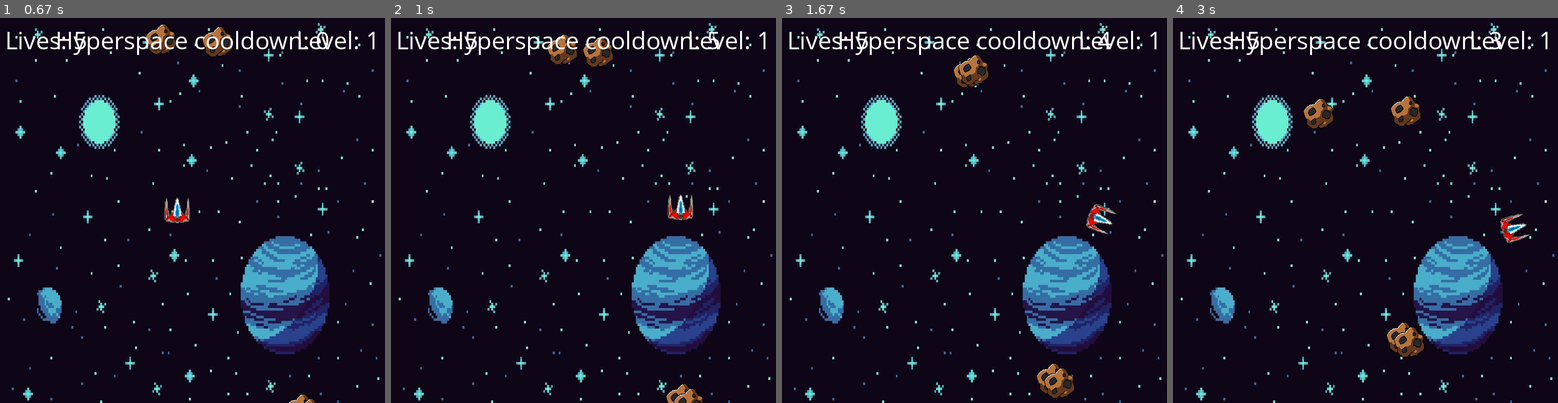
Above: before the commit, frames 1-4 (left to right).
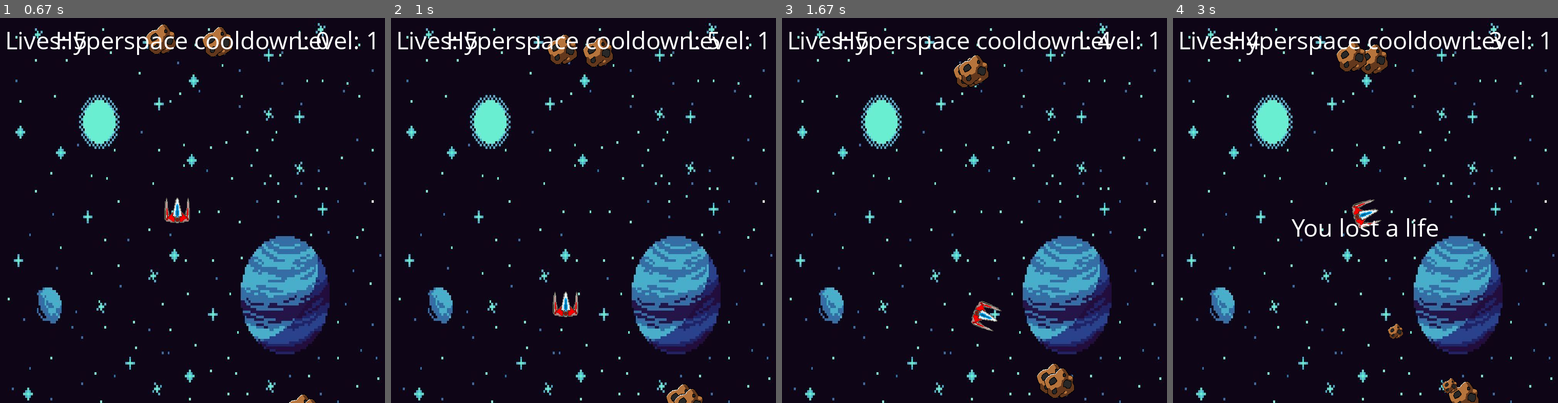
Above: after the commit, the same moments.

Repository: the-bald-lad/Pygame-asteroids
Game: pygame game, started from main.py
Two runs of this game, one before a commit and one after it. Both use one fixed random seed, a clock stepped at 60 frames per second and the inputs below.
Inputs:
- Up to frame 1 (0.67 s): tap H at 0.33 s
- Up to frame 2 (1 s): tap Space at 0.67 s
- Up to frame 3 (1.67 s): hold D 1-1.47 s; tap Space at 1.07, 1.37, 1.57 s; hold W from 1.5 s (still down)
- Up to frame 4 (3 s): release W at 1.8 s; hold D 1.83-2.3 s; tap Space at 1.9, 2.2, 2.4, 2.7, 2.97 s; tap C at 1.98 s; hold A 2.33-2.87 s; hold A from 2.9 s (still down)

Frame 1 is identical in both runs. In frame 2, 0.5% of the frame differs, in the area x 42-79%, y 45-78%; in frame 3, 0.6%; in frame 4, 3.5%, in the area x 19-93%, y 3-100%.

Commit message:
fixed one really annoying bug

Diff:
--- a/main.py
+++ b/main.py
@@ -69,7 +69,7 @@
 
     def hyper_space(self):
         self.x = randint(0, WIDTH-self.ship_img.get_width())
-        self.x = randint(0, HEIGHT-self.ship_img.get_width())
+        self.y = randint(0, HEIGHT-self.ship_img.get_width())
 
     def check(self):
         if self.x > WIDTH:
